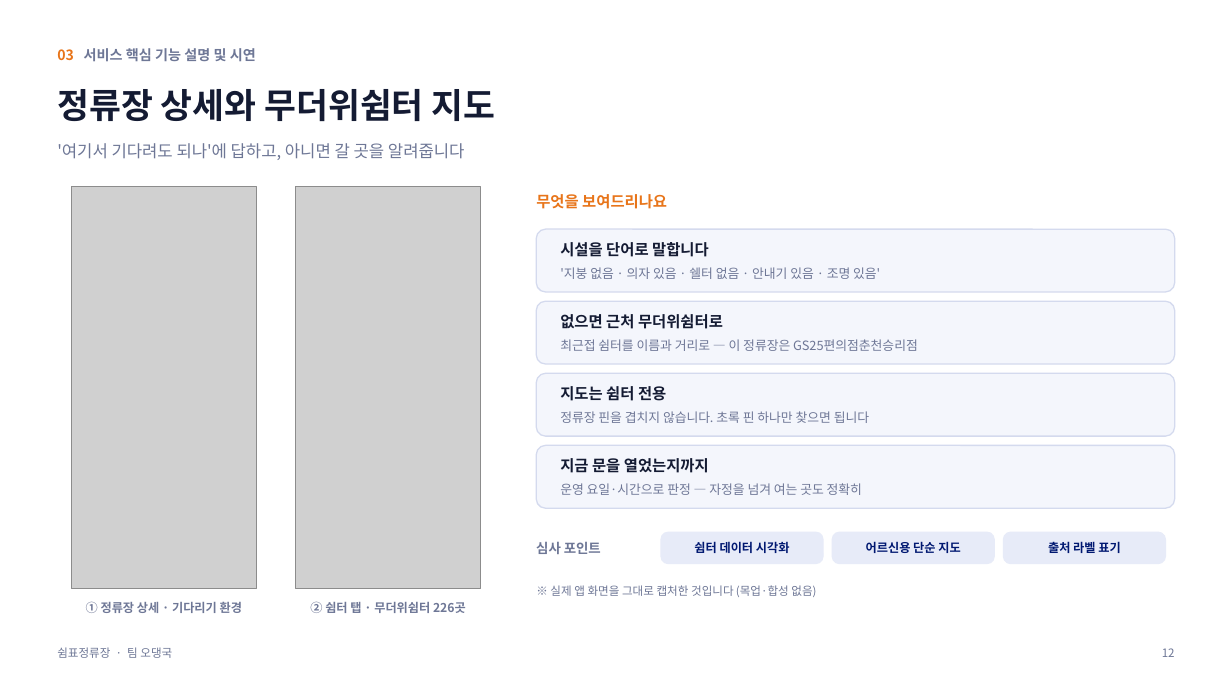
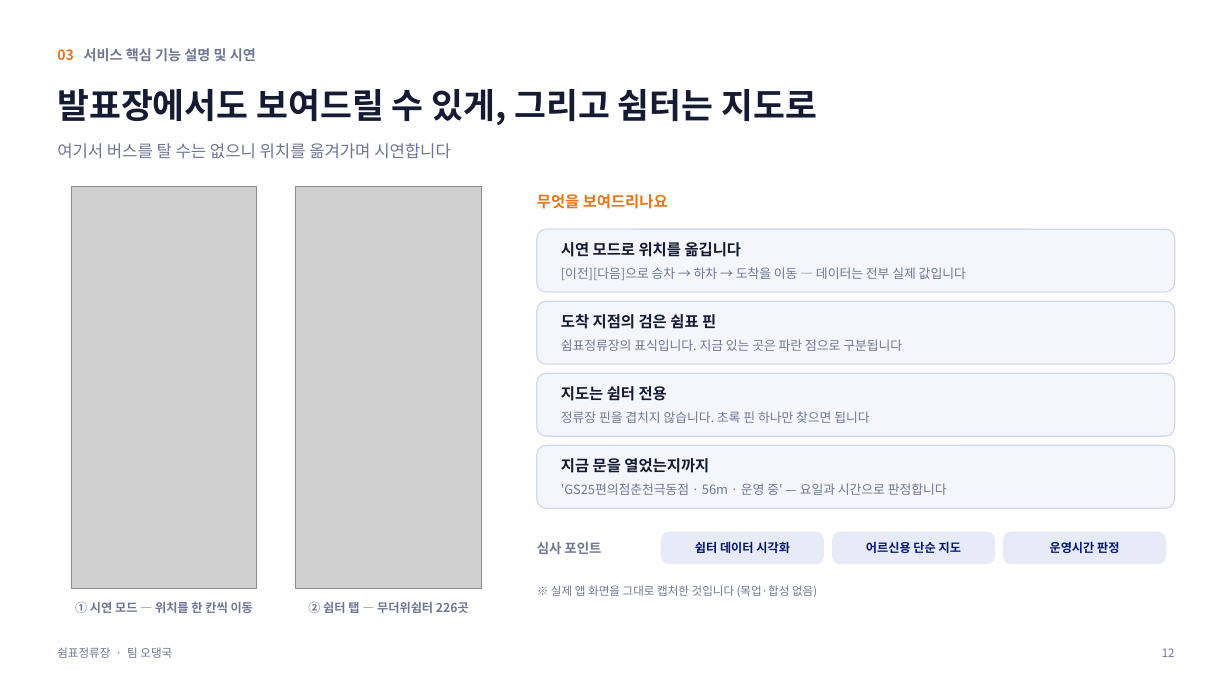
Before and after one commit to less82/chuncheon-busstop, a slide deck: slide 12 of 쉼표정류장_발표자료_팀오댕국_v2.pptx. Drawn at 1232x693 pixels with LibreOffice and Linux fonts; fonts in the diff are those of the drawing; grey boxes stand for pictures. Boxes give left, top, right and bottom in pixels: in the first picture for what was removed or moved away, otherwise in the second. Text is boxed around its words. In the diff, an @@ line names an element or a change of style, - is before the commit and + after.

Commit message:
흐름 연결 화살표(↓) 표기로 롤백

```diff
--- a/쉼표정류장_발표자료_팀오댕국_v2.pptx
+++ b/쉼표정류장_발표자료_팀오댕국_v2.pptx
@@ text at (57, 89, 818, 125): text changed @@
-정류장 상세와 무더위쉼터 지도
+발표장에서도 보여드릴 수 있게, 그리고 쉼터는 지도로
@@ text at (57, 143, 451, 159): text changed @@
-'여기서 기다려도 되나'에 답하고, 아니면 갈 곳을 알려줍니다
+여기서 버스를 탈 수는 없으니 위치를 옮겨가며 시연합니다
@@ text at (561, 242, 742, 257): text changed @@
-시설을 단어로 말합니다
+시연 모드로 위치를 옮깁니다
@@ text at (561, 267, 966, 280): text changed @@
-'지붕 없음 · 의자 있음 · 쉘터 없음 · 안내기 있음 · 조명 있음'
+[이전][다음]으로 승차 → 하차 → 도착을 이동 — 데이터는 전부 실제 값입니다
@@ text at (561, 314, 716, 329): text changed @@
-없으면 근처 무더위쉼터로
+도착 지점의 검은 쉼표 핀
@@ text at (561, 339, 902, 351): text changed @@
-최근접 쉼터를 이름과 거리로 — 이 정류장은 GS25편의점춘천승리점
+쉼표정류장의 표식입니다. 지금 있는 곳은 파란 점으로 구분됩니다
@@ text at (561, 483, 947, 495): text changed @@
-운영 요일·시간으로 판정 — 자정을 넘겨 여는 곳도 정확히
+'GS25편의점춘천극동점 · 56m · 운영 중' — 요일과 시간으로 판정합니다
@@ text at (1050, 541, 1119, 553): text changed @@
-출처 라벨 표기
+운영시간 판정
@@ text at (75, 601, 253, 613): text changed @@
-① 정류장 상세 · 기다리기 환경
+① 시연 모드 — 위치를 한 칸씩 이동
@@ text at (308, 601, 469, 613): text changed @@
-② 쉼터 탭 · 무더위쉼터 226곳
+② 쉼터 탭 — 무더위쉼터 226곳
```
Also in this commit, not shown: 4 other slides changed, 15 other files.
